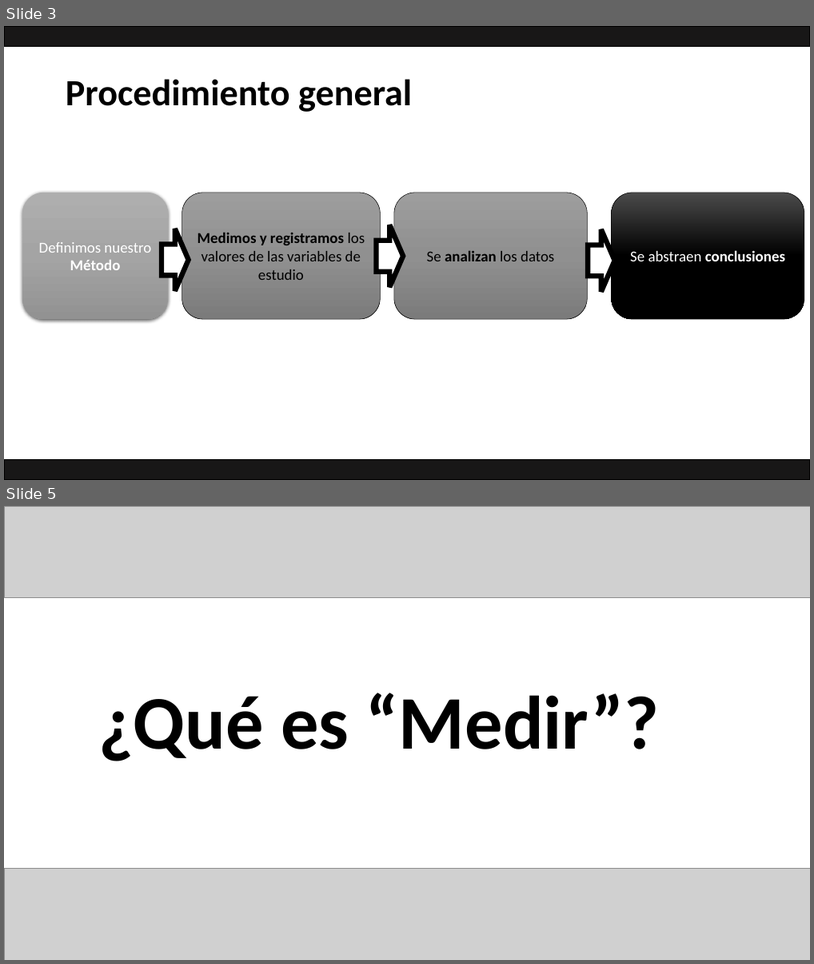
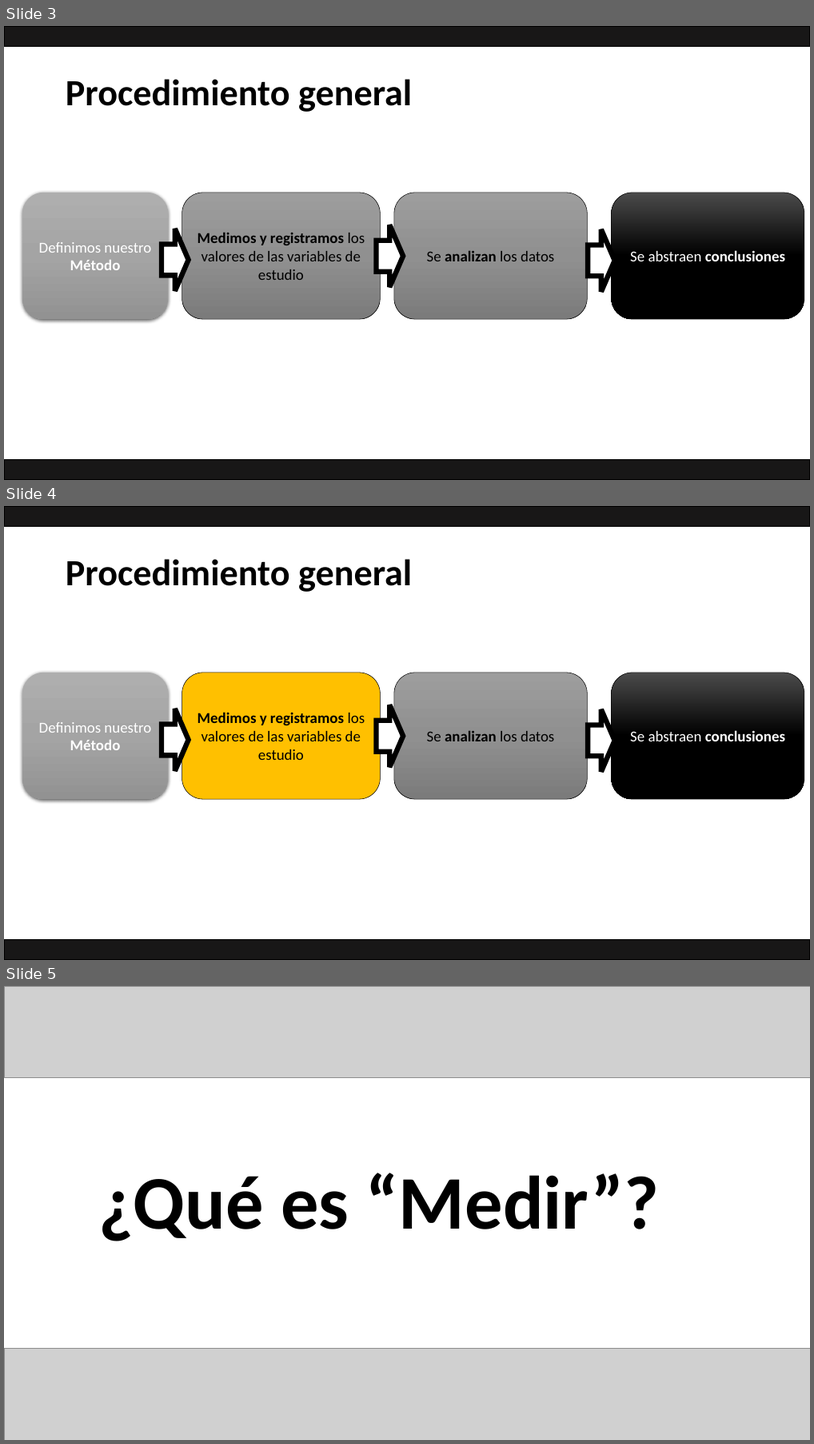
Before and after one commit to Adrifelcha/afchavez-019, a slide deck: JeanPiaget/2019-2020/Cuarentena/Cuarto - Clases Remotas/Zoom2-Recolección-LecturaDatos.pptx. Shown one above the other, each under a label of ours: slides 3 and 5 before the commit, slides 3, 4 and 5 after it; the slides between them are not shown. The pictures are 814x964 and 814x1444 pixels, drawn with LibreOffice and Linux fonts; fonts in the diff are those of the drawing; grey boxes stand for pictures. Boxes give left, top, right and bottom in pixels: in the first picture for what was removed or moved away, otherwise in the second. Text is boxed around its words. In the diff, an @@ line names an element or a change of style, - is before the commit and + after.

```diff
--- a/JeanPiaget/2019-2020/Cuarentena/Cuarto - Clases Remotas/Zoom2-Recolección-LecturaDatos.pptx
+++ b/JeanPiaget/2019-2020/Cuarentena/Cuarto - Clases Remotas/Zoom2-Recolección-LecturaDatos.pptx
@@ slide 4 added at [4, 506, 810, 960], background #FFFFFF @@
@@ rectangle added at [4, 506, 810, 526], fill #181717, outline #000000 1 pt @@
@@ title added at [66, 559, 412, 592], 44 pt, text #000000, bold @@
+Procedimiento general
@@ rounded rectangle added at [22, 672, 169, 799], fill gradient #AFAFAF to #A5A5A5 to #939393, 18 pt, text #FFFFFF @@
+Definimos nuestro Método
@@ rounded rectangle added at [182, 672, 380, 799], fill #FFC000, outline #000000 0.5 pt, 18 pt, text #000000 @@
+Medimos y registramos los valores de las variables de estudio
@@ rounded rectangle added at [394, 672, 587, 799], fill gradient #9D9D9D to #909090 to #7C7C7C, outline #000000 0.5 pt, 18 pt, text #000000 @@
+Se analizan los datos
@@ rounded rectangle added at [612, 672, 805, 799], fill gradient #4B4B4B to #000000, outline #000000 0.5 pt, 18 pt, text #FFFFFF, bold @@
+Se abstraen conclusiones
@@ right arrow added at [162, 708, 189, 771], fill #FFFFFF, outline #000000 6 pt @@
@@ right arrow added at [377, 705, 403, 768], fill #FFFFFF, outline #000000 6 pt @@
@@ right arrow added at [588, 709, 615, 772], fill #FFFFFF, outline #000000 6 pt @@
@@ rectangle added at [4, 940, 810, 960], fill #181717, outline #000000 1 pt @@
```
Also in this commit, not shown: 4 slides changed, 50 slides removed, 7 other files.
